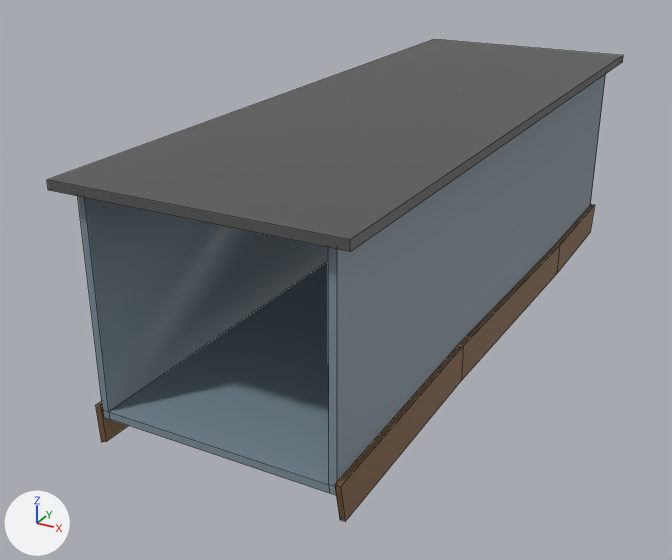
What one commit did to the FBX model Content/Meshes/Foreground/Pont_pente.fbx.
Rendered twice from a camera (50 mm lens) standing at (10.1, -22.3, 11.4) and looking at (-2.3, 0.2, 0.2). The axes (+X, +Y, +Z) are drawn at lower left. The lights are the same throughout. Mesh edges are drawn as thin lines.
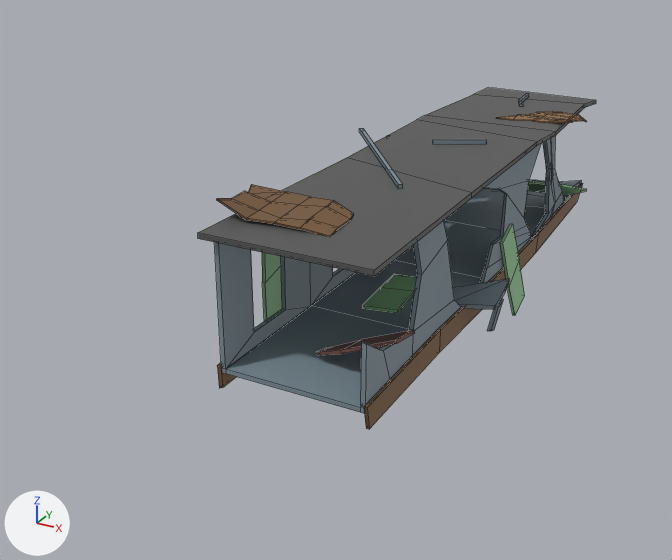
Boxes [x1, y1, x2, y2] around the edits, measured in the pictures (672 x 560 px):
'Cube', reshaped, rescaled (31% narrower, 29% shorter): before [47, 39, 623, 522]; after [198, 87, 596, 429]
part 1 of me_cube_063, added: after [198, 87, 596, 408]

What the commit changed:
Material 'Rouge' (mat_rouge) is new.
Its base color is (0.17, 0.0719, 0.0601) (brown #734c45).
Material 'Vert pale' (mat_vert_pale) is new.
Its base color is (0.288, 0.572, 0.289) (green #92c792).
Material 'Taule' (mat_taule) is new.
Its base color is (0.275, 0.136, 0.049) (brown #8f673f).
me_cube_063 is used by ob_cube; location (0.0, 0.0, 0.0).
me_cube_063 had 76 vertices, 72 faces and spanned x -3.4..3.4, y -9.6..9.6, z -0.3..5.9.
me_cube_063 now has 608 vertices, 541 faces and spans x -5.1..4.4, y -9.6..21.9, z -2.0..6.7.
me_cube_063 part 1: 532 vertices added at x -5.1..4.4, y -9.2..21.9, z -2.0..6.7.
me_cube_063 now uses material mat_vert_pale (green #92c792).
me_cube_063 now uses material mat_rouge (brown #734c45).
me_cube_063 now uses material mat_taule (brown #8f673f).
Object 'Cube' (ob_cube) is rescaled from (1.0, 1.0, 1.0) to (0.665, 0.665, 0.665).
